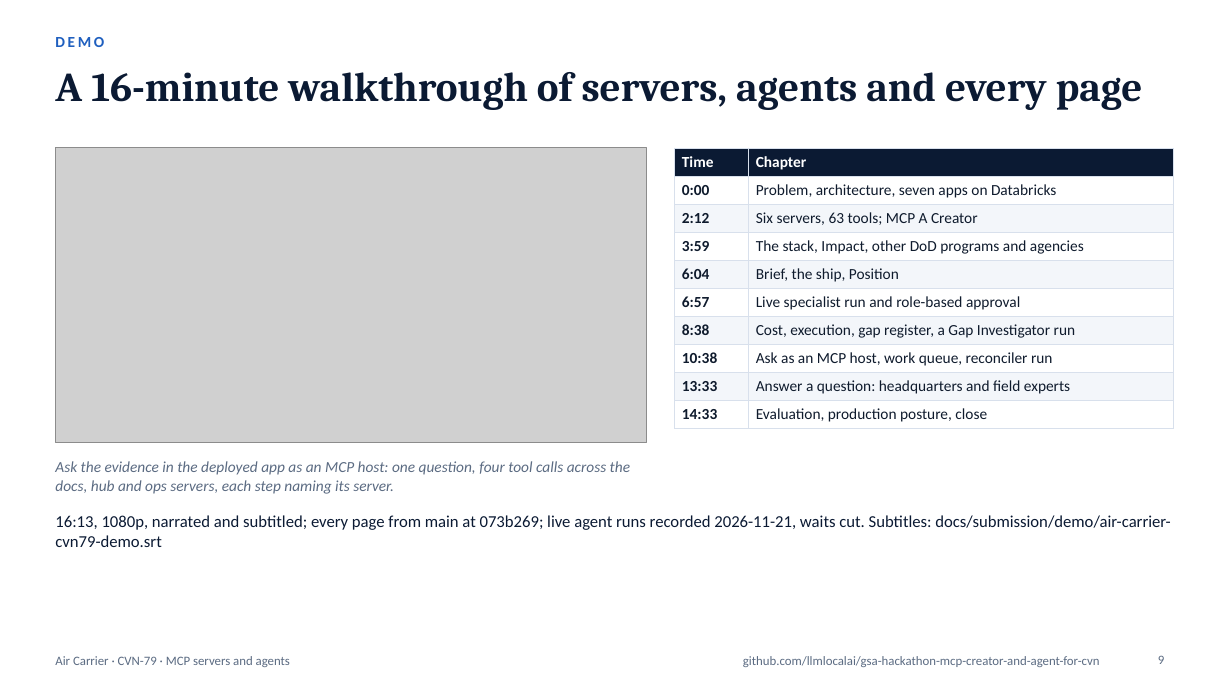
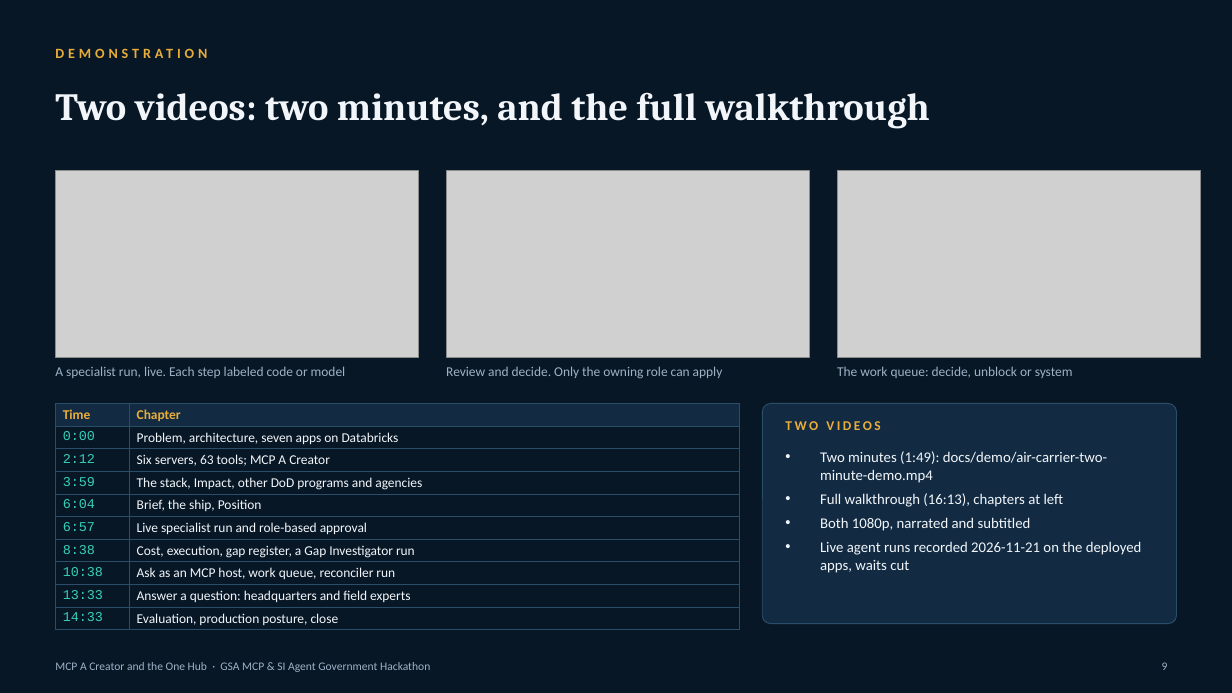
Before and after one commit to gsa-mcp-hackathon/gsa-hackathon-mcp-creator-and-agent-for-air-carrier, a slide deck: slide 9 of docs/submission/mcp-a-creator-one-hub-deck.pptx. Drawn at 1232x693 pixels with LibreOffice and Linux fonts; fonts in the diff are those of the drawing; grey boxes stand for pictures. Boxes give left, top, right and bottom in pixels: in the first picture for what was removed or moved away, otherwise in the second. Text is boxed around its words. In the diff, an @@ line names an element or a change of style, - is before the commit and + after.

```diff
--- a/docs/submission/mcp-a-creator-one-hub-deck.pptx
+++ b/docs/submission/mcp-a-creator-one-hub-deck.pptx
@@ background #FFFFFF to #081726 @@
@@ text "DEMONSTRATION" at (55,39,980,67): vertical alignment top to middle @@
@@ text at (55,37,104,47): text changed; size 12 to 11 pt; text colour #1F5FBF to #E8AE3A @@
-DEMO
+DEMONSTRATION
@@ title "Two videos: two minutes, and ..." at (55,92,929,129): vertical alignment top to middle @@
@@ title at (55,92,929,129): text changed; size 32 to 30 pt; text colour #0B1A33 to #F2F6FA @@
-A 16-minute walkthrough of servers, agents and every page
+Two videos: two minutes, and the full walkthrough
@@ picture removed at (55,148,647,443) @@
@@ picture added at (55,171,419,358) @@
@@ picture added at (446,171,810,358) @@
@@ picture added at (837,171,1201,358) @@
@@ text added at (55,366,346,378), 10.5 pt, text #9DB2C6 @@
+A specialist run, live. Each step labeled code or model
@@ text added at (446,366,723,378), 10.5 pt, text #9DB2C6 @@
+Review and decide. Only the owning role can apply
@@ text added at (837,366,1073,378), 10.5 pt, text #9DB2C6 @@
+The work queue: decide, unblock or system
@@ table at (55,404,739,629) @@
@@ fill #0B1A33 to #122B43 in row 1 @@
@@ fill #FFFFFF to #081726 in 10 cells @@
@@ fill #F3F6FA to #081726 in 8 cells @@
@@ size 12 to 10.5 pt @@
@@ text colour #FFFFFF to #E8AE3A in "Time", "Chapter" @@
@@ font Calibri to Courier New, text colour #0F1B2D to #35D0BA, bold off in "0:00", "2:12", "3:59", "6:04" and 5 more places @@
@@ text colour #0F1B2D to #F2F6FA in "Problem, architecture, seven apps on Databricks", "Six servers, 63 tools; MCP A Creator", "The stack, Impact, other DoD programs and ...", "Brief, the ship, Position" and 5 more places @@
@@ borders changed @@
@@ table: place and size @@
-table at (675,148,1174,426)
+table at (55,404,739,629)
@@ rounded rectangle added at (762,404,1177,624), fill #122B43, outline #2A4D69 0.75 pt @@
@@ text added at (785,421,880,430), 10.5 pt, text #E8AE3A, bold @@
+TWO VIDEOS
@@ text removed at (55,461,630,494) @@
-Ask the evidence in the deployed app as an MCP host: one question, four tool calls across the docs, hub and ops servers, each step naming its server.
@@ text added at (820,451,1142,573), 11.5 pt, text #F2F6FA @@
+• Two minutes (1:49): docs/demo/air-carrier-two-minute-demo.mp4
+• Full walkthrough (16:13), chapters at left
+• Both 1080p, narrated and subtitled
+• Live agent runs recorded 2026-11-21 on the deployed apps, waits cut
@@ text removed at (55,515,1170,547) @@
-16:13, 1080p, narrated and subtitled; every page from main at 073b269; live agent runs recorded 2026-11-21, waits cut. Subtitles: docs/submission/demo/air-carrier-cvn79-demo.srt
@@ text removed at (55,656,290,667) @@
-Air Carrier · CVN-79 · MCP servers and agents
@@ text removed at (743,656,1100,667) @@
-github.com/llmlocalai/gsa-hackathon-mcp-creator-and-agent-for-cvn
@@ page number: place and size @@
-page number at (1158,655,1164,664)
+page number at (1162,662,1168,670)
@@ page number at (1162,662,1168,670): size 10 to 9 pt, text colour #5B6B82 to #9DB2C6 @@
@@ text added at (55,662,430,672), 9 pt, text #9DB2C6 @@
+MCP A Creator and the One Hub · GSA MCP & SI Agent Government Hackathon
```
Also in this commit, not shown: 8 other slides changed, 7 slides added, 5 slides removed, 33 other files.
